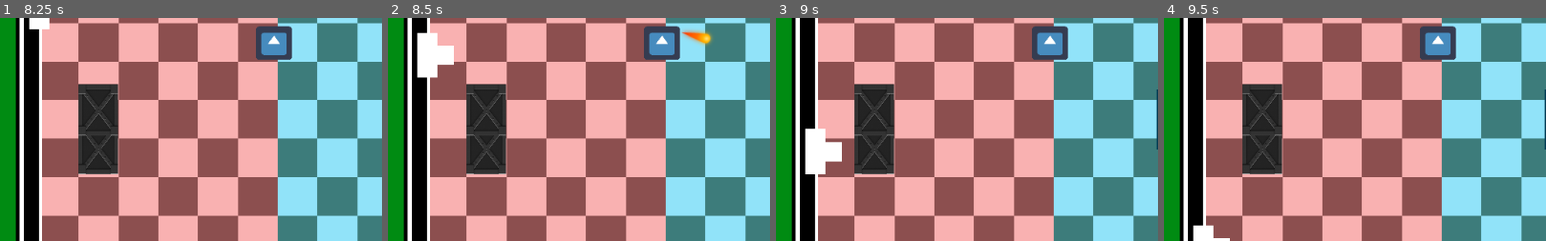
Above: before the commit, frames 1-4 (left to right).
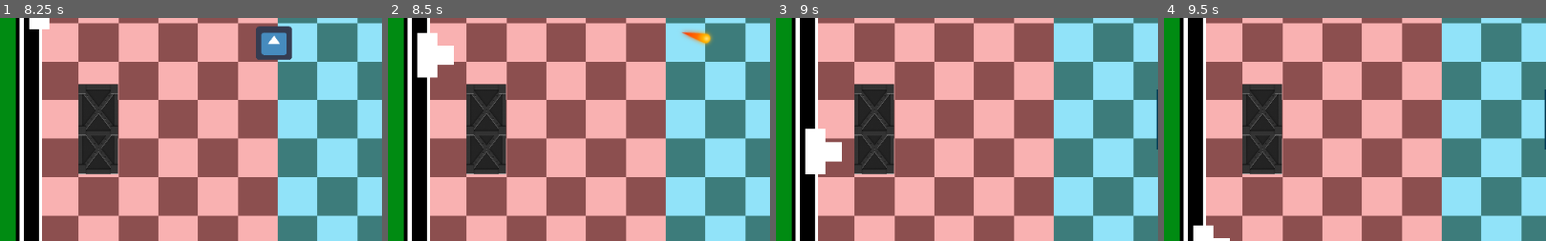
Above: after the commit, the same moments.

Repository: Raelr/dd-pong-invaders
Game: Godot game, scene res://scenes/Main.tscn
Two runs of this game, one before a commit and one after it. Both use one fixed random seed, a clock stepped at 60 frames per second and the inputs below. The engine's default icon, where the game draws it, is replaced by a stand-in: a white triangle on a blue panel in a dark square.
Inputs (mouse positions are % of the whole screen's width and height, from its top left):
- Up to frame 1 (8.25 s): tap Enter at 0.5 s; move the mouse to (48, 54) at 0.52 s; hold W 0.53-1.28 s; click (48, 54) at 0.6 s; move the mouse to (30, 55) at 1.27 s; hold S 1.28-2.03 s; tap E (playerActive) at 1.35, 6.6 s; move the mouse to (60, 28) at 2.02 s; hold W 2.03-3.53 s; tap O (playerTwoActive) at 2.1, 7.35 s; move the mouse to (45, 70) at 2.77 s; tap F at 2.85 s; click (45, 70) at 2.92 s; move the mouse to (80, 65) at 3.52 s; hold H 3.53-4.28 s; hold S 3.53-5.78 s; move the mouse to (20, 35) at 4.27 s; tap I at 4.35 s; move the mouse to (55, 50) at 5.02 s; hold K 5.03-5.78 s; click (55, 50) at 5.17 s; move the mouse to (35, 25) at 5.77 s; hold W 5.78-8.03 s; click (35, 25) at 5.85 s; move the mouse to (72, 45) at 6.52 s; move the mouse to (30, 55) at 7.27 s; click (30, 55) at 7.42 s; tap Space at 8 s; move the mouse to (60, 28) at 8.02 s; hold S from 8.03 s (still down); hold F from 8.03 s (still down)
- Up to frame 2 (8.5 s): keep holding S; keep holding F
- Up to frame 3 (9 s): keep holding S; move the mouse to (45, 70) at 8.77 s; release F at 8.78 s; tap H at 8.85 s
- Up to frame 4 (9.5 s): keep holding S
The pictures show only the part of the screen within x 14-64%, y 38-88%; the shares and areas given below are measured in that part.

Frame 1 is identical in both runs. In frame 2, 1.4% of the frame differs, in the area x 67-77%, y 3-19%; in frame 3, 1.4%; in frame 4, 1.4%.
Error in both runs: Invalid call. Nonexistent function 'isBullet' in base 'Area2D (Barricade.gd)'. (res://scripts/Barricade.gd:48)

Commit message:
Added powerup cooldown and powerup destruction

Diff:
--- a/scenes/Main.tscn
+++ b/scenes/Main.tscn
@@ -37,14 +37,12 @@
 position = Vector2( 238.875, 475.596 )
 is_player_one = true
 update = true
-playerMovementSpeed = 240
 
 [node name="PlayerTwo" parent="." instance=ExtResource( 2 )]
 visible = false
 position = Vector2( 794.818, 119.26 )
 texture = ExtResource( 3 )
 update = true
-playerMovementSpeed = 240
 
 [node name="Camera2D" type="Camera2D" parent="."]
 visible = false
--- a/scripts/GameManager.gd
+++ b/scripts/GameManager.gd
@@ -40,7 +40,6 @@
 				$Arena.display_timer(false, false)
 			$Arena.increment_player_timer(elapsed_time_player_two, false)
 
-
 func start() -> void:
 	$Arena.visible = true
 	$PlayerOne.visible = true
@@ -55,5 +54,5 @@
 	$PlayerTwo.is_paused = is_active
 	$PowerupSpawner.is_paused = is_active
 
-func activate_powerup():
+func activate_powerup(type : int, player):
 	pass
--- a/scripts/Player.gd
+++ b/scripts/Player.gd
@@ -16,11 +16,16 @@
 
 var Bullet = preload("res://scenes/Bullet.tscn")
 var canShoot = true
+
 var isPlayerOneStunned = false
 var isPlayerTwoStunned = false
 
 var isPlayerOneTrippleShot = true
 var isPlayerTwoTrippleShot = false
+
+var has_power_up : bool = false
+var powerup_duration : float = 0.0
+var powerup_elapsed_time : float = 0.0
 
 func _ready():
 	if (playerMovementSpeed == 0):
@@ -32,10 +37,23 @@
 
 	if not is_paused and !Engine.editor_hint:
 		control_player(delta)
+		check_for_powerups(delta)
 
 	if update:
 		if Engine.editor_hint:
 			texture = playerTextures[0] if (is_player_one) else playerTextures[1]
+
+func reset_player():
+	# set player to unmodified state
+	has_power_up = false
+
+func check_for_powerups(delta):
+	if has_power_up:
+		powerup_elapsed_time += delta
+		if powerup_elapsed_time >= powerup_duration:
+			reset_player()
+			powerup_elapsed_time = 0
+			print("removed powerup")
 
 func _input(event):
    # Mouse in viewport coordinates
@@ -201,3 +219,22 @@
 
 func playerTwoRecovered():
 	isPlayerTwoStunned = false
+
+func activatePowerup(type : int):
+	# Set different powerup abilities based on the type that's passed in
+	if type == 0:
+		return
+	has_power_up = true
+	if type == 1:
+		print("Got powerup")
+		powerup_duration = 2.0
+		# invulnerability
+		pass
+	elif type == 2:
+		# speed
+		powerup_duration = 5.0
+		pass
+	elif type == 3:
+		#shotgun
+		powerup_duration = 5.0
+		pass
--- a/scripts/Powerup.gd
+++ b/scripts/Powerup.gd
@@ -20,4 +20,5 @@
 func _on_Powerup_area_entered(area):
 	# Do stuff
 	if area.isBullet():
-		pass
+		get_parent().get_node("Main/PlayerOne" if area.player == "playerOne" else "Main/PlayerTwo").activatePowerup(1)
+		queue_free()
